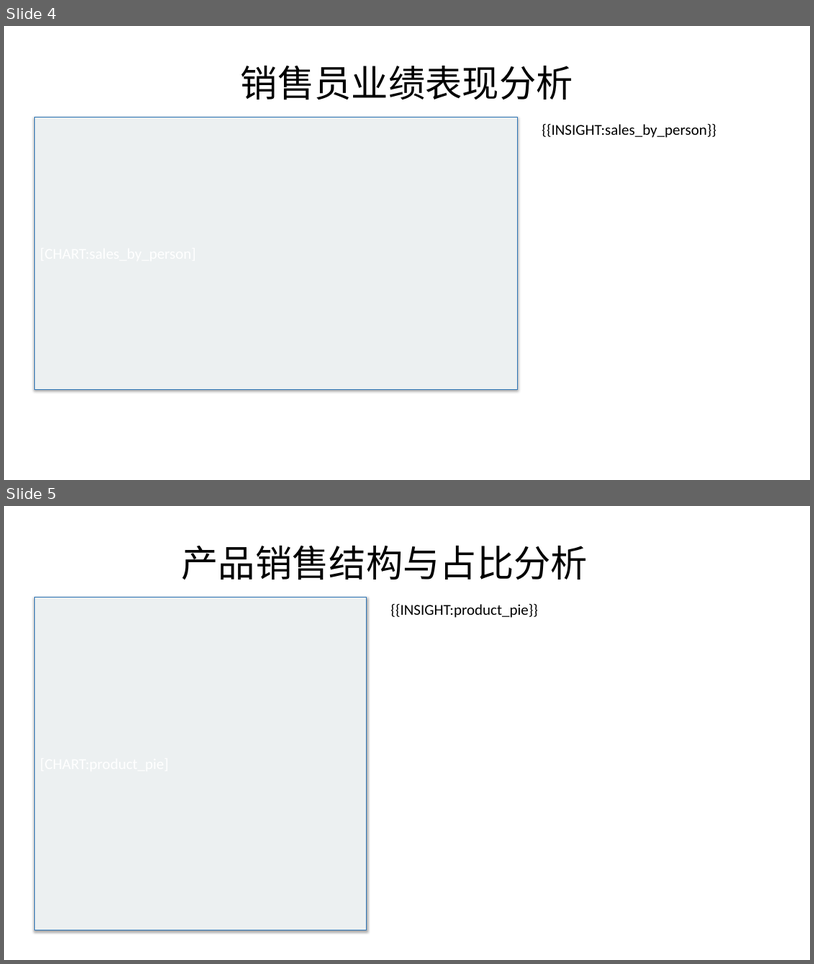
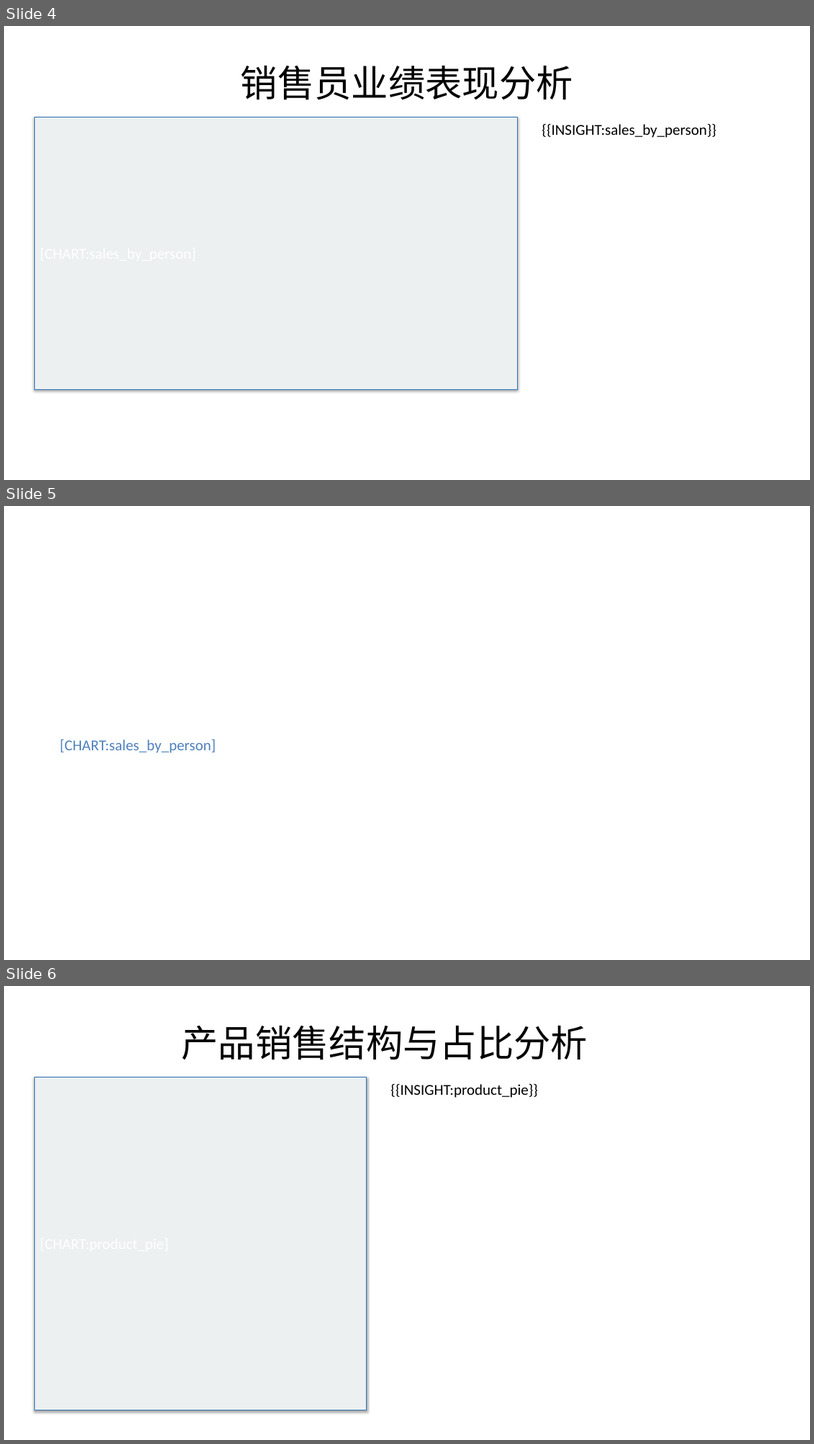
Before and after one commit to lijiahao1996/PPT-Automation, a slide deck: templates/报告模板.pptx. Shown one above the other, each under a label of ours: slides 4 and 5 before the commit, slides 4, 5 and 6 after it. The pictures are 814x964 and 814x1444 pixels, drawn with LibreOffice and Linux fonts; fonts in the diff are those of the drawing. Boxes give left, top, right and bottom in pixels: in the first picture for what was removed or moved away, otherwise in the second. Text is boxed around its words. In the diff, an @@ line names an element or a change of style, - is before the commit and + after.

```diff
--- a/templates/报告模板.pptx
+++ b/templates/报告模板.pptx
@@ slide 5 added at box(4, 506, 810, 960), background #FFFFFF @@
@@ text added at box(60, 739, 216, 753), 18 pt, text #4F81BD @@
+[CHART:sales_by_person]
@@ what was slide 5 is now slide 6 @@
```
Also in this commit, not shown: 1 slide changed, 2 other files.
